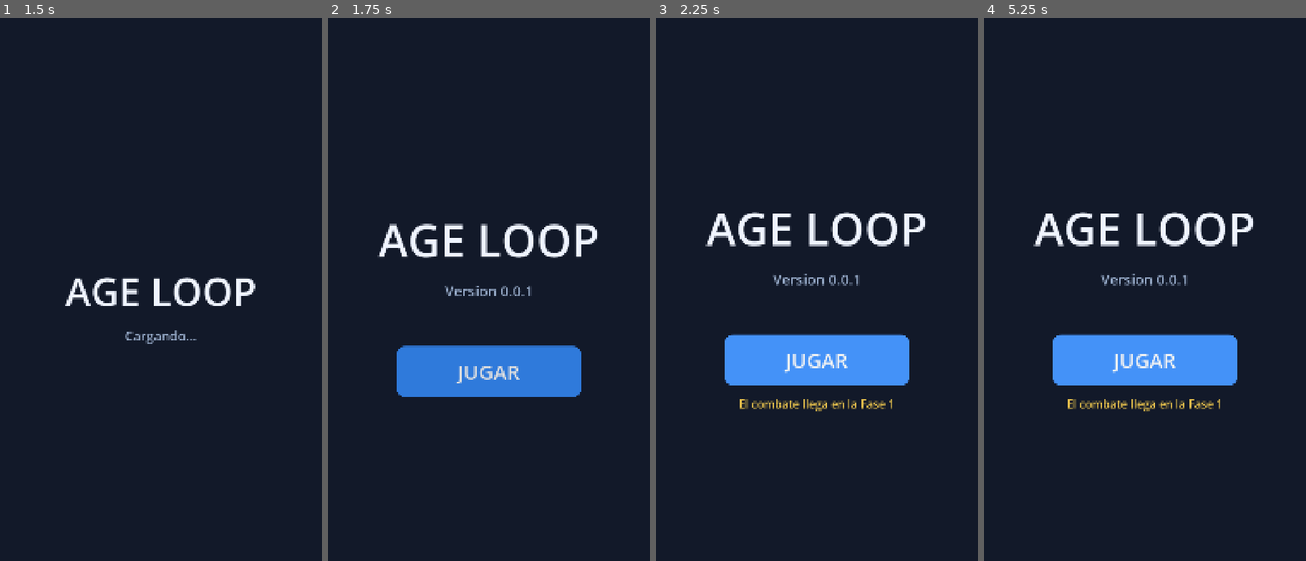
Above: before the commit, frames 1-4 (left to right).
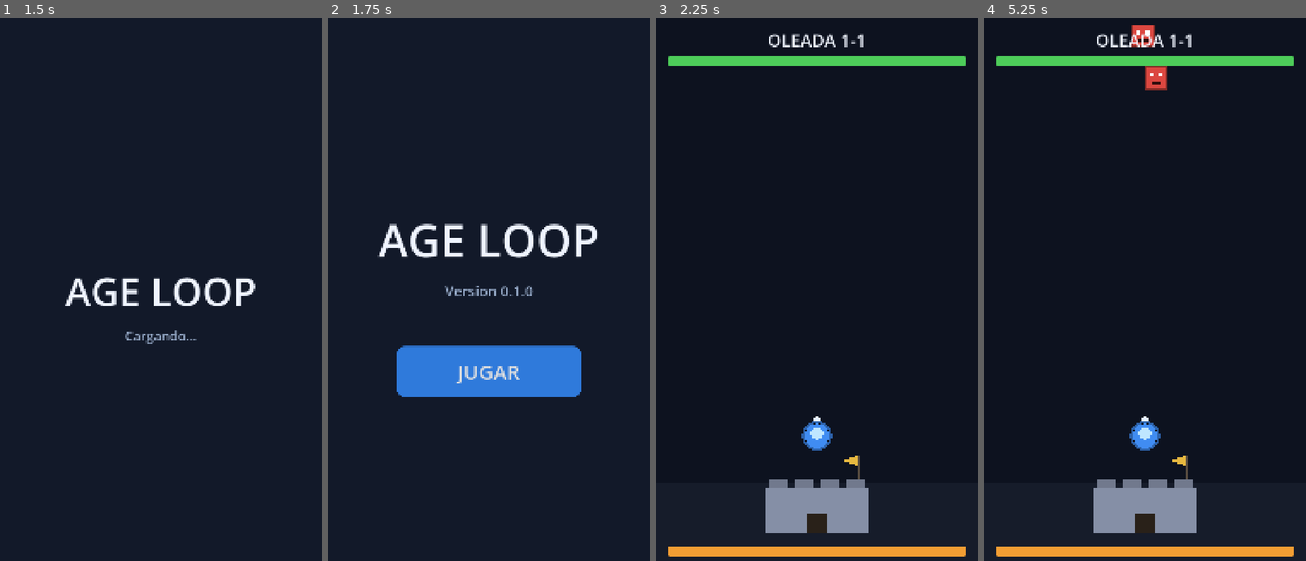
Above: after the commit, the same moments.

Repository: Kaitach/age-loop
Game: Godot game, scene res://scenes/bootstrap/bootstrap.tscn
Same seed, same stepped clock (60 frames per second), same inputs: the game is played once before the commit and once after it.
Inputs (mouse positions are in pixels of both pictures, inside the frame that each line leads up to):
- Up to frame 1 (1.5 s): tap Enter at 0.5 s; tap Space at 1.25 s
- Up to frame 2 (1.75 s): no input
- Up to frame 3 (2.25 s): click "JUGAR" at 2 s
- Up to frame 4 (5.25 s): click (1145, 360) at 2.75 s, where only the run before the commit has a clickable "JUGAR"; click (1145, 360) at 3.5 s, where only the run before the commit has a clickable "JUGAR"

Frame 1 is identical in both runs. In frame 2, less than 0.1% of the frame differs, in the area x 57-64%, y 49-52%; in frame 3, 15%; in frame 4, 16%, in the area x 3-97%, y 1-100%.

Commit message:
feat: add vertical combat with player, base, enemies and win/lose flow

Diff:
--- a/project.godot
+++ b/project.godot
@@ -7,7 +7,7 @@
 [application]
 
 config/name="AGE LOOP"
-config/version="0.0.1"
+config/version="0.1.0"
 run/main_scene="res://scenes/bootstrap/bootstrap.tscn"
 config/features=PackedStringArray("4.7", "Mobile")
 boot_splash/bg_color=Color(0.0705882, 0.0980392, 0.160784, 1)
--- /dev/null
+++ b/scenes/battle/battle.tscn
@@ -0,0 +1,201 @@
+[gd_scene load_steps=11 format=3]
+
+[ext_resource type="Script" path="res://scripts/battle/battle.gd" id="1"]
+[ext_resource type="Script" path="res://scripts/battle/base_building.gd" id="2"]
+[ext_resource type="Script" path="res://scripts/battle/player.gd" id="3"]
+
+[sub_resource type="StyleBoxFlat" id="btn_normal"]
+content_margin_left = 30.0
+content_margin_top = 18.0
+content_margin_right = 30.0
+content_margin_bottom = 18.0
+bg_color = Color(0.184314, 0.478431, 0.858824, 1)
+corner_radius_top_left = 22
+corner_radius_top_right = 22
+corner_radius_bottom_right = 22
+corner_radius_bottom_left = 22
+
+[sub_resource type="StyleBoxFlat" id="btn_hover"]
+content_margin_left = 30.0
+content_margin_top = 18.0
+content_margin_right = 30.0
+content_margin_bottom = 18.0
+bg_color = Color(0.266667, 0.572549, 0.972549, 1)
+corner_radius_top_left = 22
+corner_radius_top_right = 22
+corner_radius_bottom_right = 22
+corner_radius_bottom_left = 22
+
+[sub_resource type="StyleBoxFlat" id="btn_pressed"]
+content_margin_left = 30.0
+content_margin_top = 18.0
+content_margin_right = 30.0
+content_margin_bottom = 18.0
+bg_color = Color(0.121569, 0.356863, 0.686275, 1)
+corner_radius_top_left = 22
+corner_radius_top_right = 22
+corner_radius_bottom_right = 22
+corner_radius_bottom_left = 22
+
+[sub_resource type="StyleBoxFlat" id="panel_box"]
+content_margin_left = 56.0
+content_margin_top = 48.0
+content_margin_right = 56.0
+content_margin_bottom = 48.0
+bg_color = Color(0.09, 0.12, 0.19, 0.97)
+border_width_left = 2
+border_width_top = 2
+border_width_right = 2
+border_width_bottom = 2
+border_color = Color(0.3, 0.45, 0.7, 0.6)
+corner_radius_top_left = 24
+corner_radius_top_right = 24
+corner_radius_bottom_right = 24
+corner_radius_bottom_left = 24
+
+[sub_resource type="StyleBoxFlat" id="bar_bg"]
+bg_color = Color(0, 0, 0, 0.45)
+corner_radius_top_left = 8
+corner_radius_top_right = 8
+corner_radius_bottom_right = 8
+corner_radius_bottom_left = 8
+
+[sub_resource type="StyleBoxFlat" id="bar_fill_green"]
+bg_color = Color(0.3, 0.8, 0.35, 1)
+corner_radius_top_left = 8
+corner_radius_top_right = 8
+corner_radius_bottom_right = 8
+corner_radius_bottom_left = 8
+
+[sub_resource type="StyleBoxFlat" id="bar_fill_orange"]
+bg_color = Color(0.95, 0.62, 0.2, 1)
+corner_radius_top_left = 8
+corner_radius_top_right = 8
+corner_radius_bottom_right = 8
+corner_radius_bottom_left = 8
+
+[node name="Battle" type="Node2D"]
+script = ExtResource("1")
+
+[node name="Background" type="ColorRect" parent="."]
+offset_right = 1080.0
+offset_bottom = 1920.0
+color = Color(0.0509804, 0.0705882, 0.121569, 1)
+
+[node name="GroundStrip" type="ColorRect" parent="."]
+offset_top = 1560.0
+offset_right = 1080.0
+offset_bottom = 1920.0
+color = Color(0.0862745, 0.109804, 0.164706, 1)
+
+[node name="World" type="Node2D" parent="."]
+
+[node name="Base" type="Node2D" parent="World"]
+position = Vector2(540, 1725)
+script = ExtResource("2")
+
+[node name="Player" type="Node2D" parent="World"]
+position = Vector2(540, 1400)
+script = ExtResource("3")
+
+[node name="Enemies" type="Node2D" parent="World"]
+
+[node name="UI" type="CanvasLayer" parent="."]
+
+[node name="TopVBox" type="VBoxContainer" parent="UI"]
+anchors_preset = 0
+offset_left = 40.0
+offset_top = 34.0
+offset_right = 1040.0
+offset_bottom = 160.0
+theme_override_constants/separation = 14
+
+[node name="WaveLabel" type="Label" parent="UI/TopVBox"]
+unique_name_in_owner = true
+layout_mode = 2
+theme_override_colors/font_color = Color(0.94, 0.96, 1, 1)
+theme_override_font_sizes/font_size = 58
+text = "OLEADA 1-1"
+horizontal_alignment = 1
+
+[node name="PlayerBar" type="ProgressBar" parent="UI/TopVBox"]
+unique_name_in_owner = true
+custom_minimum_size = Vector2(1000, 34)
+layout_mode = 2
+theme_override_styles/background = SubResource("bar_bg")
+theme_override_styles/fill = SubResource("bar_fill_green")
+show_percentage = false
+
+[node name="BaseBar" type="ProgressBar" parent="UI"]
+unique_name_in_owner = true
+anchors_preset = 2
+anchor_top = 1.0
+anchor_bottom = 1.0
+offset_left = 40.0
+offset_top = -150.0
+offset_right = 1040.0
+offset_bottom = -116.0
+grow_vertical = 0
+theme_override_styles/background = SubResource("bar_bg")
+theme_override_styles/fill = SubResource("bar_fill_orange")
+show_percentage = false
+
+[node name="ResultPanel" type="CenterContainer" parent="UI"]
+unique_name_in_owner = true
+visible = false
+anchors_preset = 15
+anchor_right = 1.0
+anchor_bottom = 1.0
+grow_horizontal = 2
+grow_vertical = 2
+
+[node name="Panel" type="PanelContainer" parent="UI/ResultPanel"]
+layout_mode = 2
+theme_override_styles/panel = SubResource("panel_box")
+
+[node name="VBox" type="VBoxContainer" parent="UI/ResultPanel/Panel"]
+layout_mode = 2
+theme_override_constants/separation = 28
+
+[node name="ResultTitle" type="Label" parent="UI/ResultPanel/Panel/VBox"]
+unique_name_in_owner = true
+layout_mode = 2
+theme_override_colors/font_color = Color(0.94, 0.96, 1, 1)
+theme_override_font_sizes/font_size = 92
+text = "VICTORIA"
+horizontal_alignment = 1
+
+[node name="ResultSub" type="Label" parent="UI/ResultPanel/Panel/VBox"]
+unique_name_in_owner = true
+layout_mode = 2
+theme_override_colors/font_color = Color(0.62, 0.68, 0.8, 1)
+theme_override_font_sizes/font_size = 40
+text = "La oleada fue repelida."
+horizontal_alignment = 1
+
+[node name="Buttons" type="HBoxContainer" parent="UI/ResultPanel/Panel/VBox"]
+layout_mode = 2
+theme_override_constants/separation = 24
+alignment = 1
+
+[node name="RetryButton" type="Button" parent="UI/ResultPanel/Panel/VBox/Buttons"]
+unique_name_in_owner = true
+custom_minimum_size = Vector2(340, 130)
+layout_mode = 2
+theme_override_font_sizes/font_size = 46
+theme_override_styles/normal = SubResource("btn_normal")
+theme_override_styles/hover = SubResource("btn_hover")
+theme_override_styles/pressed = SubResource("btn_pressed")
+theme_override_styles/focus = SubResource("btn_hover")
+text = "REINTENTAR"
+
+[node name="MenuButton" type="Button" parent="UI/ResultPanel/Panel/VBox/Buttons"]
+unique_name_in_owner = true
+custom_minimum_size = Vector2(280, 130)
+layout_mode = 2
+theme_override_font_sizes/font_size = 46
+theme_override_styles/normal = SubResource("btn_normal")
+theme_override_styles/hover = SubResource("btn_hover")
+theme_override_styles/pressed = SubResource("btn_pressed")
+theme_override_styles/focus = SubResource("btn_hover")
+text = "MENU"
--- a/scenes/menu/main_menu.gd
+++ b/scenes/menu/main_menu.gd
@@ -1,11 +1,11 @@
 extends Control
 
+const BATTLE_SCENE := "res://scenes/battle/battle.tscn"
+
 @onready var play_button: Button = %PlayButton
-@onready var hint_label: Label = %HintLabel
 
 func _ready() -> void:
-	hint_label.visible = false
 	play_button.pressed.connect(_on_play_pressed)
 
 func _on_play_pressed() -> void:
-	hint_label.visible = true
+	get_tree().change_scene_to_file(BATTLE_SCENE)
--- a/scenes/menu/main_menu.tscn
+++ b/scenes/menu/main_menu.tscn
@@ -80,7 +80,7 @@
 layout_mode = 2
 theme_override_colors/font_color = Color(0.6, 0.68, 0.8, 1)
 theme_override_font_sizes/font_size = 48
-text = "Version 0.0.1"
+text = "Version 0.1.0"
 horizontal_alignment = 1
 vertical_alignment = 1
 
@@ -99,13 +99,3 @@
 theme_override_styles/pressed = SubResource("btn_pressed")
 theme_override_styles/focus = SubResource("btn_hover")
 text = "JUGAR"
-
-[node name="HintLabel" type="Label" parent="TitleBlock"]
-unique_name_in_owner = true
-visible = false
-layout_mode = 2
-theme_override_colors/font_color = Color(0.909804, 0.760784, 0.298039, 1)
-theme_override_font_sizes/font_size = 38
-text = "El combate llega en la Fase 1"
-horizontal_alignment = 1
-vertical_alignment = 1
--- /dev/null
+++ b/scripts/battle/base_building.gd
@@ -0,0 +1,29 @@
+class_name BaseBuilding
+extends Combatant
+
+const WIDTH := 340.0
+const HEIGHT := 150.0
+
+func _ready() -> void:
+	super()
+	add_to_group("base_fort")
+
+func _process(delta: float) -> void:
+	super(delta)
+
+func _on_death() -> void:
+	queue_redraw()
+
+func _draw() -> void:
+	var alive := is_alive()
+	var wall_color := Color(0.52, 0.56, 0.65) if alive else Color(0.3, 0.31, 0.34)
+	var top_y := -HEIGHT
+	draw_rect(Rect2(-WIDTH * 0.5, top_y, WIDTH, HEIGHT), wall_color)
+	for i in range(4):
+		var x := -WIDTH * 0.5 + i * (WIDTH / 4.0) + 10.0
+		draw_rect(Rect2(x, top_y - 26.0, WIDTH / 4.0 - 20.0, 26.0), wall_color.darkened(0.15))
+	draw_rect(Rect2(-34, -64, 68, 64), Color(0.16, 0.13, 0.1))
+	draw_line(Vector2(WIDTH * 0.5 - 30, top_y - 26.0), Vector2(WIDTH * 0.5 - 30, top_y - 110.0), Color(0.35, 0.3, 0.25), 6.0)
+	var flag_color := Color(0.9, 0.72, 0.25) if alive else Color(0.45, 0.42, 0.38)
+	draw_colored_polygon(PackedVector2Array([Vector2(WIDTH * 0.5 - 30, top_y - 110.0), Vector2(WIDTH * 0.5 - 90, top_y - 92.0), Vector2(WIDTH * 0.5 - 30, top_y - 74.0)]), flag_color)
+	_draw_hp_bar(WIDTH + 80.0, top_y - 60.0)
--- /dev/null
+++ b/scripts/battle/battle.gd
@@ -0,0 +1,87 @@
+extends Node2D
+
+enum State { FIGHTING, WON, LOST }
+
+const MENU_SCENE := "res://scenes/menu/main_menu.tscn"
+const WAVE_LABEL_TEXT := "OLEADA 1-1"
+const TOTAL_ENEMIES := 8
+const SPAWN_Y := -80.0
+const SPAWN_X_MIN := 140.0
+const SPAWN_X_MAX := 940.0
+const FIRST_SPAWN_DELAY := 0.6
+
+@export var spawn_interval: float = 1.3
+
+var state: State = State.FIGHTING
+var _enemies_to_spawn: int = TOTAL_ENEMIES
+var _spawn_cooldown: float = FIRST_SPAWN_DELAY
+
+@onready var player: Player = $World/Player
+@onready var base_building: BaseBuilding = $World/Base
+@onready var enemies_container: Node2D = $World/Enemies
+@onready var wave_label: Label = %WaveLabel
+@onready var player_bar: ProgressBar = %PlayerBar
+@onready var base_bar: ProgressBar = %BaseBar
+@onready var result_panel: CenterContainer = %ResultPanel
+@onready var result_title: Label = %ResultTitle
+@onready var result_sub: Label = %ResultSub
+@onready var retry_button: Button = %RetryButton
+@onready var menu_button: Button = %MenuButton
+
+func _ready() -> void:
+	wave_label.text = WAVE_LABEL_TEXT
+	player_bar.max_value = player.max_health
+	player_bar.value = player.health
+	base_bar.max_value = base_building.max_health
+	base_bar.value = base_building.health
+	player.damaged.connect(func(_amount: int) -> void: player_bar.value = player.health)
+	base_building.damaged.connect(func(_amount: int) -> void: base_bar.value = base_building.health)
+	player.died.connect(_end_battle.bind(false))
+	base_building.died.connect(_end_battle.bind(false))
+	retry_button.pressed.connect(_on_retry_pressed)
+	menu_button.pressed.connect(_on_menu_pressed)
+
+func _process(delta: float) -> void:
+	if state != State.FIGHTING:
+		return
+	_spawn_tick(delta)
+	if _enemies_to_spawn == 0 and get_tree().get_nodes_in_group("enemies").is_empty():
+		_end_battle(true)
+
+func _spawn_tick(delta: float) -> void:
+	if _enemies_to_spawn <= 0:
+		return
+	_spawn_cooldown -= delta
+	if _spawn_cooldown > 0.0:
+		return
+	_spawn_cooldown = spawn_interval
+	_enemies_to_spawn -= 1
+	var enemy := Enemy.new()
+	enemy.position = Vector2(randf_range(SPAWN_X_MIN, SPAWN_X_MAX), SPAWN_Y)
+	enemies_container.add_child(enemy)
+
+func is_over() -> bool:
+	return state != State.FIGHTING
+
+func did_win() -> bool:
+	return state == State.WON
+
+func _end_battle(victory: bool) -> void:
+	if state == State.WON or state == State.LOST:
+		return
+	state = State.WON if victory else State.LOST
+	for node in get_tree().get_nodes_in_group("enemies"):
+		node.set_process(false)
+	for node in get_tree().get_nodes_in_group("projectiles"):
+		node.set_process(false)
+	player.set_process(false)
+	base_building.set_process(false)
+	result_title.text = "VICTORIA" if victory else "DERROTA"
+	result_sub.text = "La oleada fue repelida." if victory else "La base ha caido."
+	result_panel.visible = true
+
+func _on_retry_pressed() -> void:
+	get_tree().reload_current_scene()
+
+func _on_menu_pressed() -> void:
+	get_tree().change_scene_to_file(MENU_SCENE)
--- /dev/null
+++ b/scripts/battle/combatant.gd
@@ -0,0 +1,48 @@
+class_name Combatant
+extends Node2D
+
+signal damaged(amount: int)
+signal died
+
+@export var max_health: int = 100
+
+var health: int = 0
+var _flash_left: float = 0.0
+var _dead: bool = false
+
+func _ready() -> void:
+	health = max_health
+
+func is_alive() -> bool:
+	return not _dead and health > 0
+
+func take_damage(amount: int) -> void:
+	if _dead or amount <= 0:
+		return
+	health = maxi(health - amount, 0)
+	_flash_left = 0.15
+	queue_redraw()
+	damaged.emit(amount)
+	if health == 0:
+		_dead = true
+		died.emit()
+		_on_death()
+
+func _process(delta: float) -> void:
+	if _flash_left > 0.0:
+		_flash_left -= delta
+		modulate = Color(1.0, 0.4, 0.4) if _flash_left > 0.0 else Color.WHITE
+
+func _on_death() -> void:
+	var tween := create_tween()
+	tween.tween_property(self, "modulate:a", 0.0, 0.25)
+	tween.parallel().tween_property(self, "scale", Vector2(0.6, 0.6), 0.25)
+	tween.tween_callback(queue_free)
+
+func _draw_hp_bar(width: float, y_offset: float) -> void:
+	if _dead or health >= max_health or health <= 0:
+		return
+	var ratio := float(health) / float(max_health)
+	draw_rect(Rect2(-width * 0.5 - 2.0, y_offset - 2.0, width + 4.0, 12.0), Color(0, 0, 0, 0.6))
+	var fill_color := Color(0.35, 0.85, 0.3).lerp(Color(0.9, 0.25, 0.2), 1.0 - ratio)
+	draw_rect(Rect2(-width * 0.5, y_offset, width * ratio, 8.0), fill_color)
--- /dev/null
+++ b/scripts/battle/player.gd
@@ -0,0 +1,57 @@
+class_name Player
+extends Combatant
+
+const BODY_RADIUS := 46.0
+
+@export var damage: int = 14
+@export var attack_speed: float = 1.2
+@export var attack_range: float = 430.0
+@export var projectile_speed: float = 720.0
+
+var _attack_cooldown: float = 0.6
+var _dying: bool = false
+
+func _ready() -> void:
+	super()
+	add_to_group("player")
+
+func _process(delta: float) -> void:
+	super(delta)
+	if _dying:
+		return
+	_attack_cooldown -= delta
+	if _attack_cooldown > 0.0:
+		return
+	var target := _nearest_enemy()
+	if target != null:
+		_attack_cooldown = 1.0 / attack_speed
+		_shoot(target)
+
+func _nearest_enemy() -> Enemy:
+	var best: Enemy = null
+	var best_dist := INF
+	for node in get_tree().get_nodes_in_group("enemies"):
+		var enemy := node as Enemy
+		if enemy == null or not enemy.is_alive():
+			continue
+		var dist := global_position.distance_squared_to(enemy.global_position)
+		if dist < best_dist and dist <= attack_range * attack_range:
+			best_dist = dist
+			best = enemy
+	return best
+
+func _shoot(target: Enemy) -> void:
+	var projectile := Projectile.new()
+	projectile.setup(global_position + Vector2(0, -34), target, damage, projectile_speed)
+	get_parent().add_child(projectile)
+
+func _on_death() -> void:
+	_dying = true
+	super()
+
+func _draw() -> void:
+	draw_arc(Vector2.ZERO, BODY_RADIUS, 0.0, TAU, 40, Color(0.25, 0.55, 0.95).darkened(0.3), 7.0)
+	draw_circle(Vector2.ZERO, BODY_RADIUS - 5.0, Color(0.25, 0.55, 0.95))
+	draw_circle(Vector2(0, -8), BODY_RADIUS * 0.45, Color(0.75, 0.9, 1.0))
+	draw_colored_polygon(PackedVector2Array([Vector2(0, -BODY_RADIUS - 26), Vector2(-14, -BODY_RADIUS - 4), Vector2(14, -BODY_RADIUS - 4)]), Color(0.9, 0.95, 1.0))
+	_draw_hp_bar(BODY_RADIUS + 44, -BODY_RADIUS - 36.0)
--- /dev/null
+++ b/scripts/battle/projectile.gd
@@ -0,0 +1,36 @@
+class_name Projectile
+extends Node2D
+
+const RADIUS := 11.0
+
+var damage: int = 0
+var speed: float = 700.0
+var target: Combatant
+var _direction: Vector2 = Vector2.UP
+var _life: float = 1.2
+
+func setup(from: Vector2, p_target: Combatant, p_damage: int, p_speed: float) -> void:
+	position = from
+	target = p_target
+	damage = p_damage
+	speed = p_speed
+
+func _ready() -> void:
+	add_to_group("projectiles")
+
+func _process(delta: float) -> void:
+	if is_instance_valid(target) and target.is_alive():
+		_direction = (target.global_position - global_position).normalized()
+	global_position += _direction * speed * delta
+	_life -= delta
+	if is_instance_valid(target) and global_position.distance_to(target.global_position) <= 22.0:
+		if target.is_alive():
+			target.take_damage(damage)
+		queue_free()
+	elif _life <= 0.0:
+		queue_free()
+
+func _draw() -> void:
+	draw_line(Vector2.ZERO, -_direction * 26.0, Color(0.5, 0.85, 1.0, 0.4), 5.0)
+	draw_circle(Vector2.ZERO, RADIUS, Color(0.5, 0.85, 1.0))
+	draw_circle(Vector2.ZERO, RADIUS * 0.45, Color(0.9, 0.98, 1.0))
--- /dev/null
+++ b/scripts/enemies/enemy.gd
@@ -0,0 +1,57 @@
+class_name Enemy
+extends Combatant
+
+const ENGAGE_RANGE := 400.0
+const BODY_SIZE := 72.0
+
+@export var damage: int = 7
+@export var movement_speed: float = 110.0
+@export var attack_speed: float = 1.0
+@export var attack_range: float = 95.0
+@export var body_color: Color = Color(0.86, 0.28, 0.25)
+
+var _target: Combatant
+var _attack_cooldown: float = 0.0
+var _dying: bool = false
+
+func _ready() -> void:
+	super()
+	add_to_group("enemies")
+
+func _process(delta: float) -> void:
+	super(delta)
+	if _dying:
+		return
+	_acquire_target()
+	if _target == null or not is_instance_valid(_target) or not _target.is_alive():
+		return
+	var dist := global_position.distance_to(_target.global_position)
+	if dist > attack_range:
+		global_position += (_target.global_position - global_position).normalized() * movement_speed * delta
+	else:
+		_attack_cooldown -= delta
+		if _attack_cooldown <= 0.0:
+			_attack_cooldown = 1.0 / attack_speed
+			_target.take_damage(damage)
+			queue_redraw()
+
+func _acquire_target() -> void:
+	var player := get_tree().get_first_node_in_group("player") as Combatant
+	if player != null and player.is_alive() and global_position.distance_to(player.global_position) <= ENGAGE_RANGE:
+		_target = player
+	else:
+		_target = get_tree().get_first_node_in_group("base_fort") as Combatant
+
+func _on_death() -> void:
+	_dying = true
+	remove_from_group("enemies")
+	super()
+
+func _draw() -> void:
+	var body := Rect2(-BODY_SIZE * 0.5, -BODY_SIZE * 0.5, BODY_SIZE, BODY_SIZE)
+	draw_rect(body, body_color)
+	draw_rect(body, body_color.darkened(0.4), false, 5.0)
+	draw_rect(Rect2(-22, -18, 14, 14), Color(1, 1, 1))
+	draw_rect(Rect2(8, -18, 14, 14), Color(1, 1, 1))
+	draw_rect(Rect2(-16, 12, 32, 8), Color(0.2, 0.05, 0.05))
+	_draw_hp_bar(BODY_SIZE + 24, -BODY_SIZE * 0.5 - 26.0)
--- /dev/null
+++ b/tests/smoke_test.gd
@@ -0,0 +1,53 @@
+extends SceneTree
+
+const BATTLE_SCENE := "res://scenes/battle/battle.tscn"
+
+var _frames := 0
+var _phase := "fight"
+var _battle: Node
+
+func _initialize() -> void:
+	print("[TEST] Smoke test de batalla iniciando...")
+	var packed: PackedScene = load(BATTLE_SCENE)
+	_battle = packed.instantiate()
+	root.add_child(_battle)
+	_battle.spawn_interval = 0.05
+
+func _process(_delta: float) -> bool:
+	_frames += 1
+	match _phase:
+		"fight":
+			for node in get_nodes_in_group("enemies"):
+				node.take_damage(9999)
+			if _battle.did_win():
+				_pass("victoria detectada tras eliminar enemigos")
+				_battle.queue_free()
+				_phase = "defeat_setup"
+				_frames = 0
+			elif _frames > 3600:
+				return _fail("no se detecto victoria en tiempo limite")
+		"defeat_setup":
+			if _frames >= 5:
+				var packed: PackedScene = load(BATTLE_SCENE)
+				_battle = packed.instantiate()
+				root.add_child(_battle)
+				var base_fort := _battle.get_node("World/Base") as Combatant
+				base_fort.take_damage(999999)
+				_frames = 0
+				_phase = "defeat_check"
+		"defeat_check":
+			if _frames >= 5:
+				if _battle.is_over() and not _battle.did_win():
+					_pass("derrota detectada al destruir la base")
+					quit(0)
+					return true
+				return _fail("la derrota no fue detectada")
+	return false
+
+func _pass(msg: String) -> void:
+	print("[TEST] PASS: " + msg)
+
+func _fail(msg: String) -> bool:
+	printerr("[TEST] FAIL: " + msg)
+	quit(1)
+	return true
Not shown, added: scripts/battle/base_building.gd.uid
Not shown, added: scripts/battle/battle.gd.uid
Not shown, added: scripts/battle/combatant.gd.uid
Not shown, added: scripts/battle/player.gd.uid
Not shown, added: scripts/battle/projectile.gd.uid
Not shown, added: scripts/enemies/enemy.gd.uid
Not shown, added: tests/smoke_test.gd.uid
